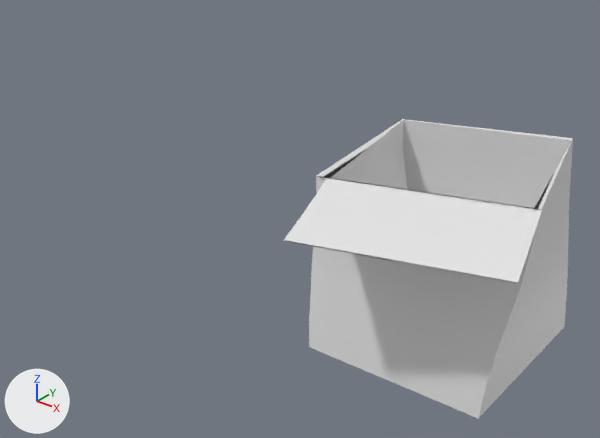
Two versions of the FBX model Assets/Models/Cat&Box/Box_A.fbx, one commit apart.
Before and after are seen from a 50 mm lens placed at (7.3, -6.84, 5.08), pointed at (1.83, -0.01, 0.84). Arrows for +X, +Y and +Z are at lower left; the lights stay in place. Both versions are drawn at frame 31 of the action 'Box_ArmatureCups.001|Idle_Go.003'; the numbers are the values there.
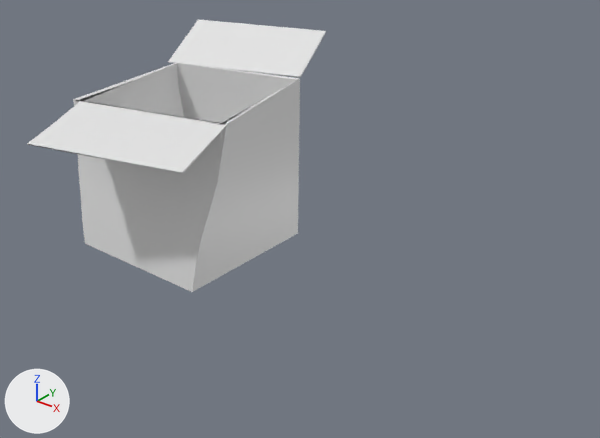
The edits, one by one:
Object 'Box_ArmatureCups.001' (bone_rig_object) moves from (3.75, 0.01, 0.0) to (0.0, 0.0, 0.0).
Object 'Box_ArmatureCups.001' (bone_rig_object) turns from (0, -2, 0) to (0, 0, 0) degrees about its own x, y and z.

Where the change shows, as pixel boxes [x1, y1, x2, y2] in the pictures (600 x 438 px):
'Cube.017', posed (23% shorter): before [284, 119, 573, 418]; after [27, 63, 300, 292]
'Cube.018', now drawn: after [168, 20, 326, 77]
